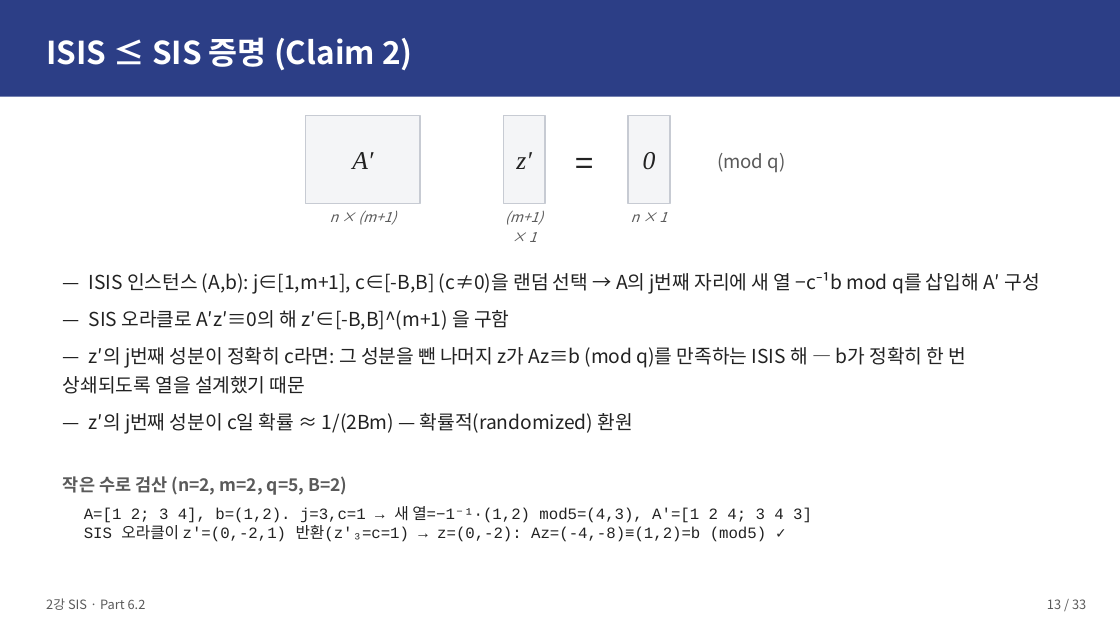
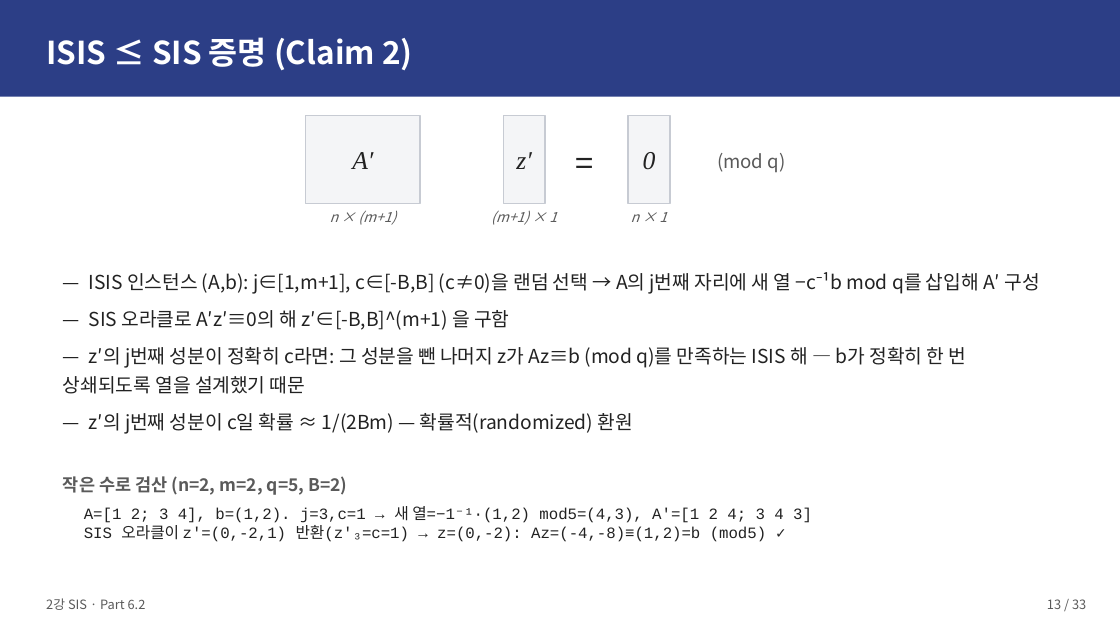
Before and after one commit to giyuubin/PQC, a slide deck: slide 13 of presentation/2강3강_발표자료_초안.pptx. Drawn at 1120x630 pixels with LibreOffice and Linux fonts; fonts in the diff are those of the drawing. Boxes give left, top, right and bottom in pixels: in the first picture for what was removed or moved away, otherwise in the second. Text is boxed around its words. In the diff, an @@ line names an element or a change of style, - is before the commit and + after.

```diff
--- a/presentation/2강3강_발표자료_초안.pptx
+++ b/presentation/2강3강_발표자료_초안.pptx
@@ text "(m+1) × 1" rewrapped from bbox=[505, 211, 543, 242] to bbox=[491, 211, 557, 225] @@
```
Also in this commit, not shown: 9 other slides changed.
